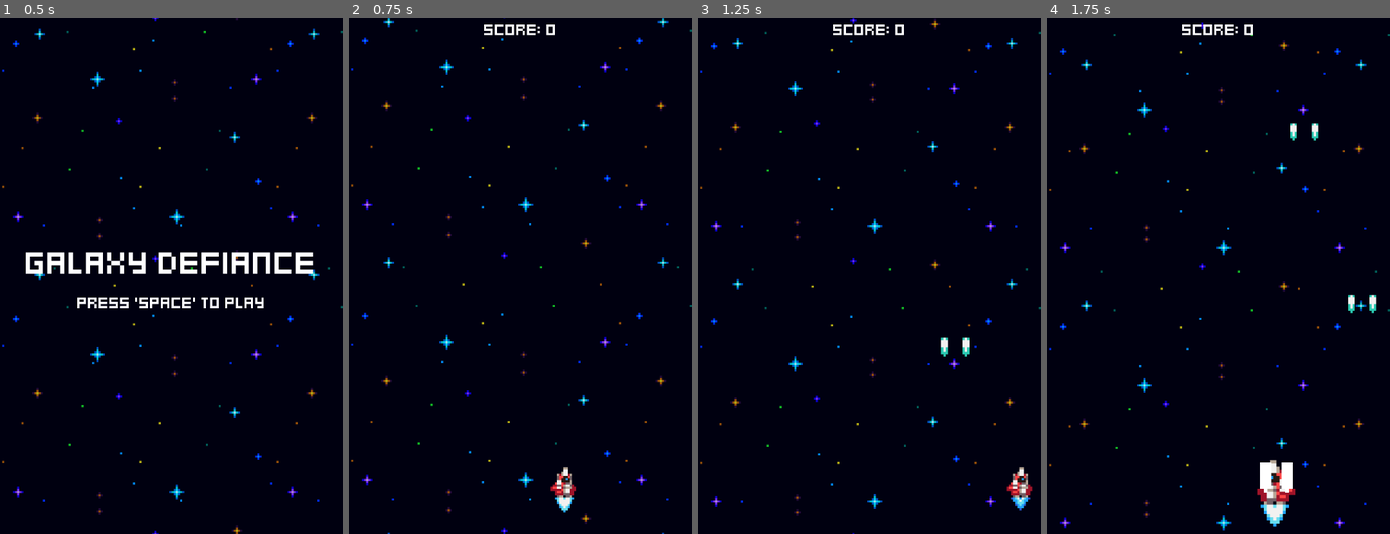
Above: before the commit, frames 1-4 (left to right).
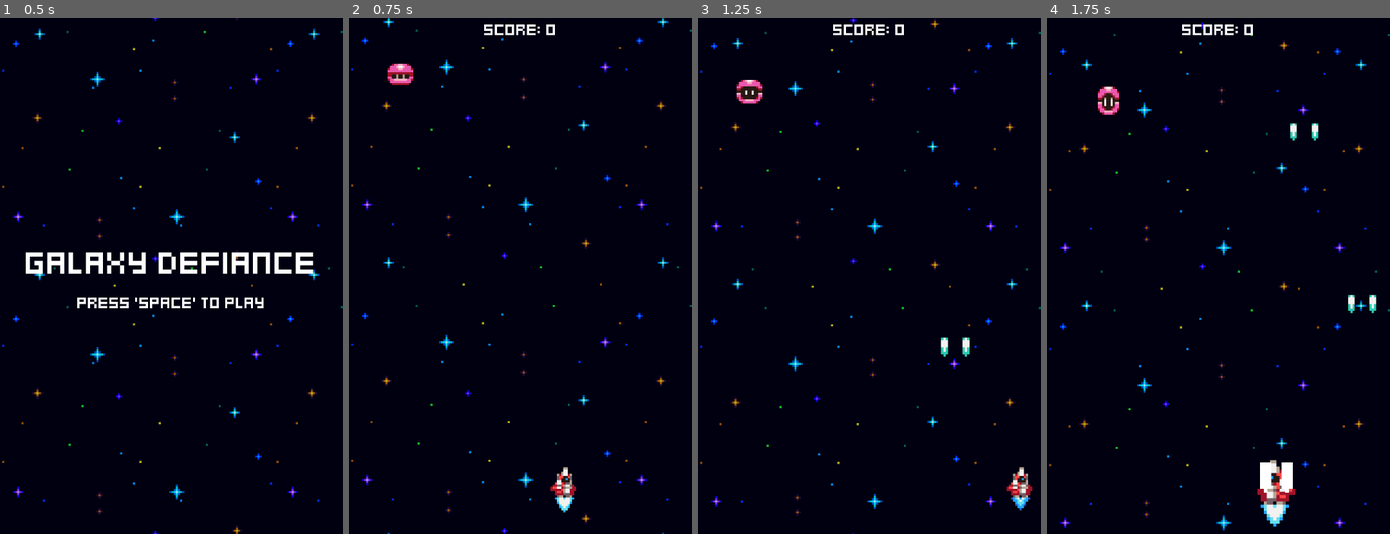
Above: after the commit, the same moments.

Repository: Nicolasult/HeartbeastShooter
Game: Godot game, scene res://menus/menu.tscn
Same seed, same stepped clock (60 frames per second), same inputs: the game is played once before the commit and once after it.
Inputs:
- Up to frame 1 (0.5 s): no input
- Up to frame 2 (0.75 s): tap Space at 0.5 s; hold Right (ui_right) from 0.53 s (still down); tap Enter (ui_accept) at 0.6 s
- Up to frame 3 (1.25 s): keep holding Right (ui_right); tap Enter (ui_accept) at 0.77, 1.07 s
- Up to frame 4 (1.75 s): release Right (ui_right) at 1.28 s; hold Left (ui_left) from 1.28 s (still down); tap Enter (ui_accept) at 1.35, 1.52 s

Frame 1 is identical in both runs. In frame 2, 0.3% of the frame differs, in the area x 11-19%, y 8-13%; in frame 3, 0.3%, in the area x 11-19%, y 12-17%; in frame 4, 0.3%.

Commit message:
loops states of the pink enemy

Diff:
--- a/enemies/pink_enemy.gd
+++ b/enemies/pink_enemy.gd
@@ -13,6 +13,12 @@
 	super()
 
 	for state in states.get_children():
-		state.dispable()
+		state.disable()
 
 	move_side_component.velocity.x = [-20, 20].pick_random()
+
+	move_down_state.state_finished.connect(move_side_state.enable)
+	move_side_state.state_finished.connect(pause_state.enable)
+	pause_state.state_finished.connect(move_down_state.enable)
+
+	move_down_state.enable()
--- a/enemies/pink_enemy.tscn
+++ b/enemies/pink_enemy.tscn
@@ -70,8 +70,15 @@
 position = Vector2(-4.76837e-07, -0.5)
 scale = Vector2(0.6, 0.55)
 
+[node name="HurtboxComponent" parent="." index="7"]
+collision_layer = 2
+collision_mask = 0
+
 [node name="CollisionShape2D" type="CollisionShape2D" parent="HurtboxComponent" index="0"]
 shape = SubResource("CircleShape2D_psv4m")
+
+[node name="HitboxComponent" parent="." index="8"]
+collision_layer = 0
 
 [node name="CollisionShape2D" type="CollisionShape2D" parent="HitboxComponent" index="0"]
 shape = SubResource("CircleShape2D_0kney")
--- a/world.tscn
+++ b/world.tscn
@@ -6,6 +6,7 @@
 [ext_resource type="Resource" uid="uid://cl2q1dwqxna7q" path="res://game_stats.tres" id="2_dwbse"]
 [ext_resource type="PackedScene" uid="uid://d3d34xefop54e" path="res://enemies/enemy_generator.tscn" id="3_tlwt5"]
 [ext_resource type="FontFile" uid="uid://bv1e230skau5j" path="res://fonts/default_label_settings.tres" id="5_036b0"]
+[ext_resource type="PackedScene" uid="uid://b3bbj2nujnvu6" path="res://enemies/pink_enemy.tscn" id="7_pkg7o"]
 
 [sub_resource type="LabelSettings" id="LabelSettings_dwbse"]
 font = ExtResource("5_036b0")
@@ -29,3 +30,6 @@
 label_settings = SubResource("LabelSettings_dwbse")
 horizontal_alignment = 1
 vertical_alignment = 1
+
+[node name="PinkEnemy" parent="." instance=ExtResource("7_pkg7o")]
+position = Vector2(24, 24)
Not shown: 1 places in world.tscn that only renumber resources
